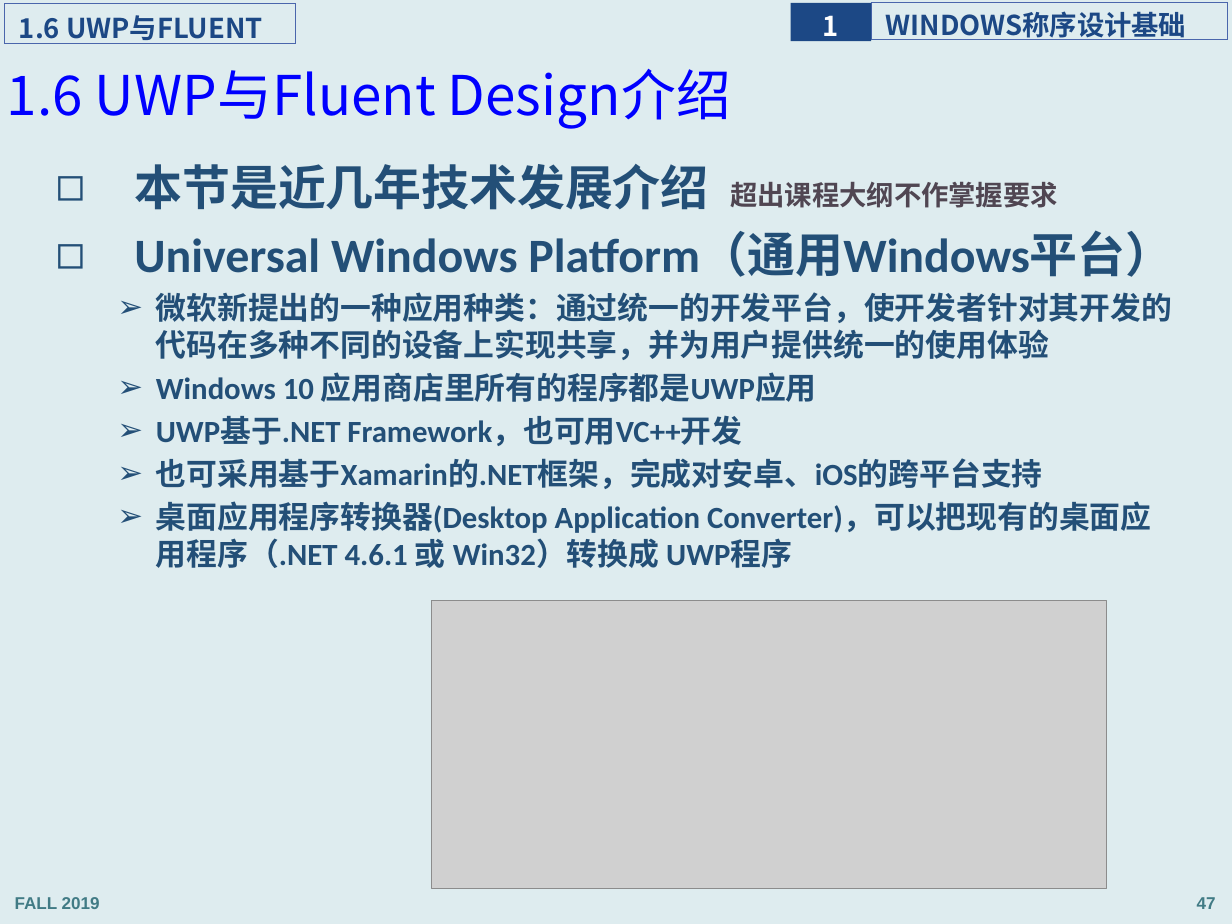
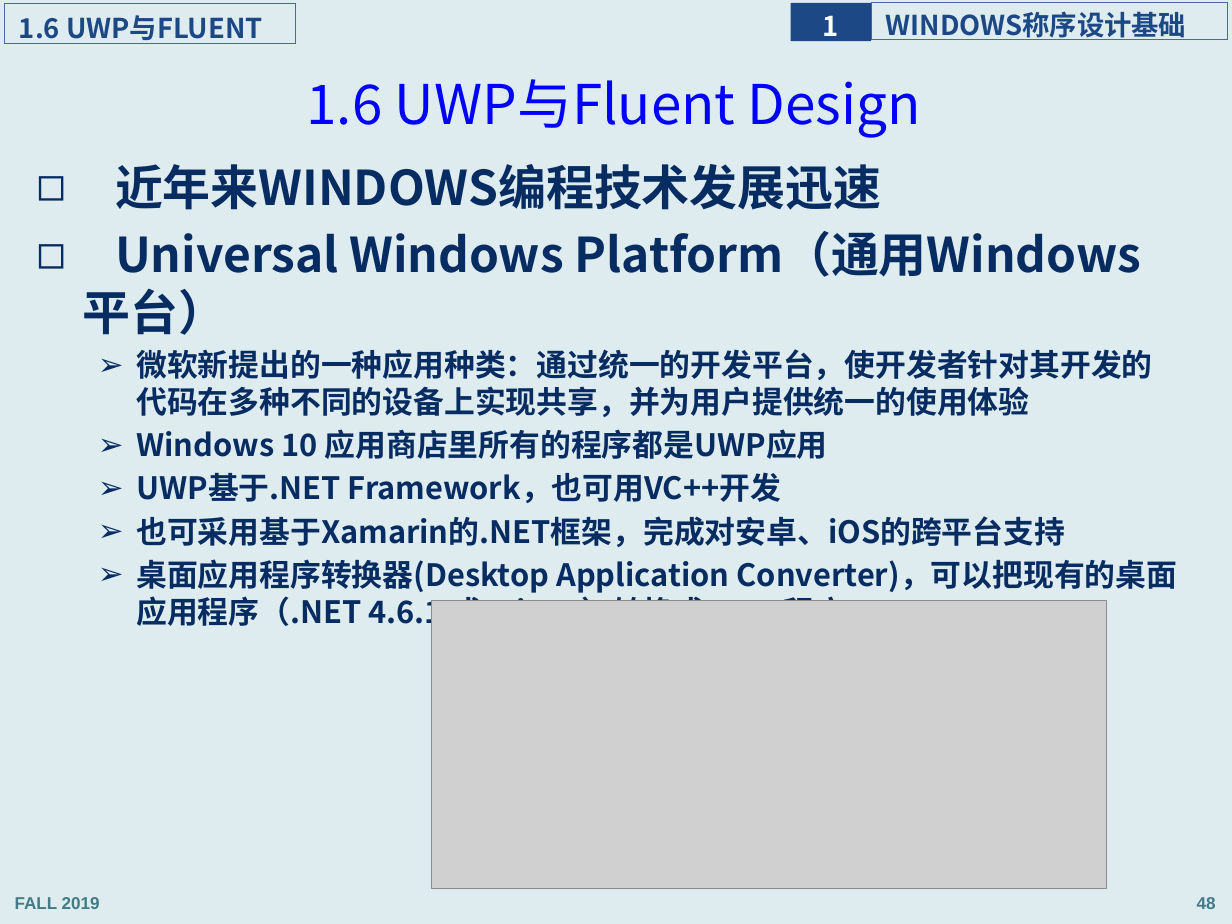
Before and after one commit to jichenghu/ppt_programmingWindows, a slide deck: slide 48 of programmingWindows_1.pptx (slide 47 before the commit). Drawn at 1232x924 pixels with LibreOffice and Linux fonts; fonts in the diff are those of the drawing; grey boxes stand for pictures. Boxes give left, top, right and bottom in pixels: in the first picture for what was removed or moved away, otherwise in the second. Text is boxed around its words. In the diff, an @@ line names an element or a change of style, - is before the commit and + after.

```diff
--- a/programmingWindows_1.pptx
+++ b/programmingWindows_1.pptx
@@ text at bbox=[306, 79, 921, 138]: text changed @@
-    1.6 UWP与Fluent Design介绍
+    1.6 UWP与Fluent Design
@@ text "近年来WINDOWS编程技术发展迅速": place and size @@
-text "近年来WINDOWS编程技术发展迅速" at bbox=[134, 164, 1173, 568]
+text "近年来WINDOWS编程技术发展迅速" at bbox=[115, 164, 1178, 631]
@@ text at bbox=[115, 164, 881, 210]: text changed; font Calibri to Noto Sans CJK SC; text colour #234F77 to #072C62 @@
-◻ 本节是近几年技术发展介绍 超出课程大纲不作掌握要求
+◻ 近年来WINDOWS编程技术发展迅速
@@ text at bbox=[115, 231, 1178, 631]: font Calibri to Noto Sans CJK SC, text colour #234F77 to #072C62 @@
@@ page number at bbox=[1197, 897, 1216, 909]: text changed @@
-47
+48
```
Also in this commit, not shown: 8 other slides changed, 3 slides added, 4 other files.
